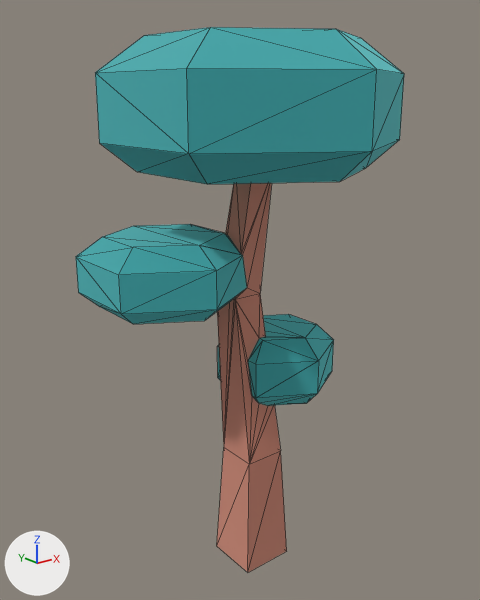
The glTF model public/models/nf2/nature/tree_plateau_dark.glb, before and after one commit.
One viewpoint serves both versions: a 50 mm camera at (-0.943, -1.13, 1.091) aimed at (-0.022, 0.02, 0.631). Every picture has the same lights, and +X, +Y and +Z are marked at lower left. The older version comes first. Mesh edges are drawn as thin lines. Where no turn or scale is listed for an object, it has been applied to the vertices.

Objects in the first picture: 'tree_plateau_dark'.
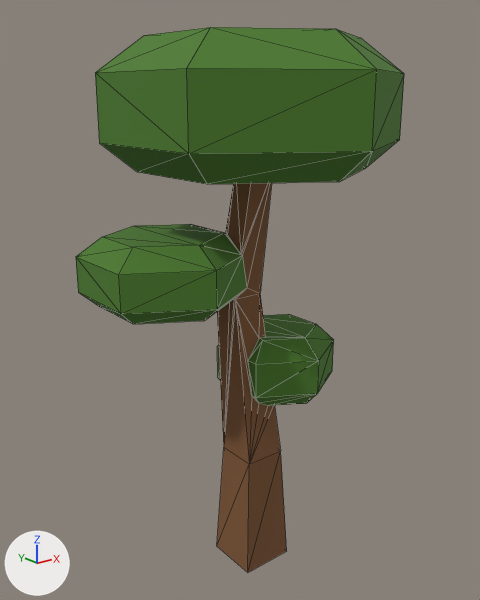
Where the change shows, as pixel boxes (x1, y1, x2, y2) in the pictures (480 x 600 px):
'tree_plateau_dark', recoloured, surface changed (cyan to dark green)
    both: (76, 27, 404, 572)

The change in detail:
In material 'leafsDark' (mat_leafsdark), metallic goes from 1.0 to 0.0.
Material 'leafsDark' (mat_leafsdark) changes colour from cyan #72d3d5 to dark green #4a7a29; in linear values from (0.169, 0.651, 0.667) to (0.0685, 0.195, 0.0222).
In material 'woodBarkDark' (mat_woodbarkdark), metallic goes from 1.0 to 0.0.
Material 'woodBarkDark' (mat_woodbarkdark) changes colour from beige #e7b5a4 to brown #7d5432; in linear values from (0.8, 0.463, 0.369) to (0.205, 0.0887, 0.0319).
Object 'tmpParent' (ob_tmpparent) is deleted.
